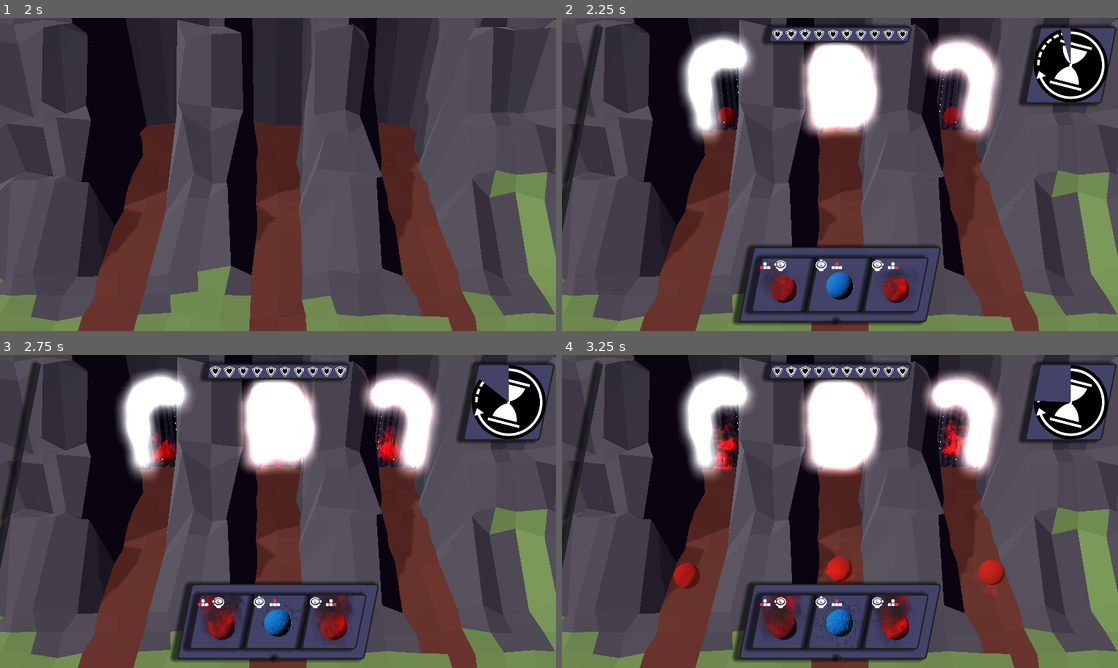
Above: before the commit, frames 1-4 (two rows, left to right).
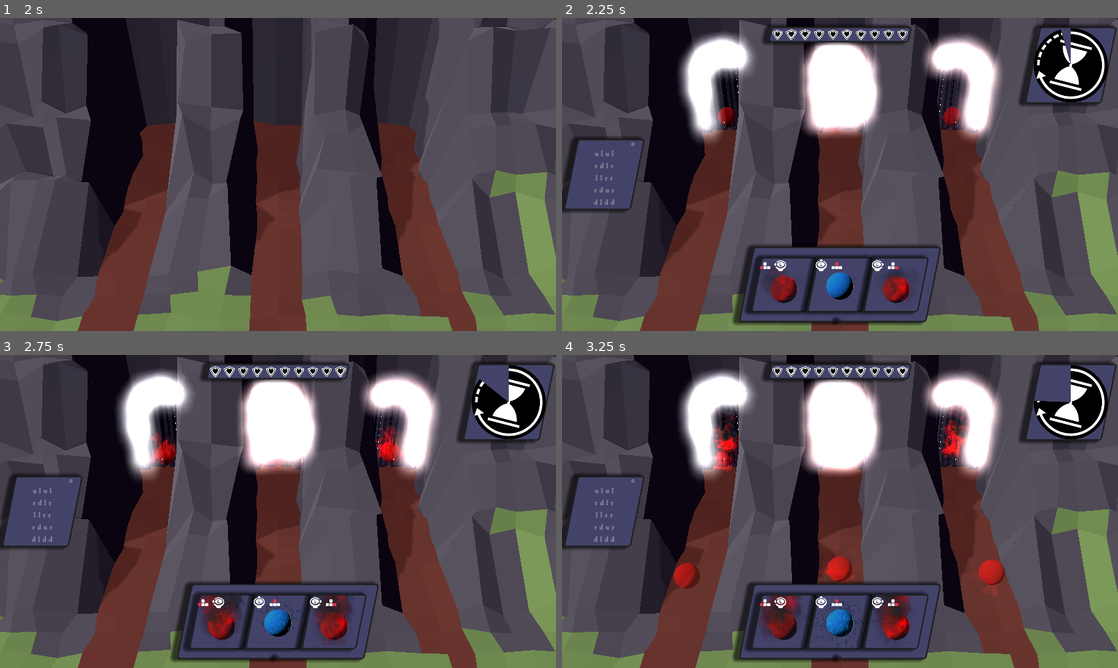
Above: after the commit, the same moments.

Repository: emmdie/3m5Jam2024_1
Game: Godot game, scene res://Scenes/game.tscn
The game is run twice, just before and just after one commit, with the same random seed, the same clock (stepped at 60 frames per second) and the same inputs.
Inputs (mouse positions are in pixels of both pictures, inside the frame that each line leads up to):
- Up to frame 1 (2 s): move the mouse to (400, 158) at 0.52 s; hold D (minigame_Right) 0.53-1.28 s; hold J (select_0) 0.53-1.28 s; move the mouse to (166, 190) at 1.27 s; hold S (minigame_Down) from 1.28 s (still down); tap K (select_1) at 1.35 s
- Up to frame 2 (2.25 s): move the mouse to (895, 105) at 2.02 s; release S (minigame_Down) at 2.03 s; hold D (minigame_Right) from 2.03 s (still down); hold L (select_2) from 2.03 s (still down)
- Up to frame 3 (2.75 s): keep holding D (minigame_Right); keep holding L (select_2)
- Up to frame 4 (3.25 s): move the mouse to (812, 574) at 2.77 s; release D (minigame_Right) at 2.78 s; release L (select_2) at 2.78 s; hold W (minigame_Up) from 2.78 s (still down); tap Left (summon_lane_0) at 2.85 s

Frame 1 is identical in both runs. In frame 2, 2.3% of the frame differs, in the area x 0-15%, y 2-68%; in frame 3, 2.3%; in frame 4, 2.3%.

Commit message:
Minigame in Ui eigefuegt

Diff:
--- a/Scenes/Minigame/Inputs/input.tscn
+++ b/Scenes/Minigame/Inputs/input.tscn
@@ -16,6 +16,5 @@
 grow_horizontal = 2
 grow_vertical = 2
 size_flags_horizontal = 0
-size_flags_vertical = 0
 theme = ExtResource("1_fv5fj")
 script = ExtResource("1_6f0wq")
--- a/Scenes/Minigame/Minigame.gd
+++ b/Scenes/Minigame/Minigame.gd
@@ -1,11 +1,11 @@
-extends Control
+extends CenterContainer
 
 @onready var input_sequence = load("res://Scenes/Minigame/input_sequence.tscn")
 @onready var ManaBar = $VBoxContainer/ManaContainer/ManaBar
 @onready var ManaValue = $VBoxContainer/ManaContainer/ManaValue
 @onready var game_state = get_node("/root/GameState")
 
-var max_displayed_input_sequences = 2
+var max_displayed_input_sequences = 5
 var pressed_key_mapping = {"minigame_Left":"l", "minigame_Right":"r", "minigame_Up":"u", "minigame_Down":"d"}
 var sequences = []
 var current_sequence_position
--- a/Scenes/Minigame/input_sequence.tscn
+++ b/Scenes/Minigame/input_sequence.tscn
@@ -62,4 +62,5 @@
 
 [node name="HBoxContainer" type="HBoxContainer" parent="."]
 layout_mode = 2
+size_flags_horizontal = 4
 theme_override_constants/separation = 10
--- a/Scenes/Minigame/minigame.tscn
+++ b/Scenes/Minigame/minigame.tscn
@@ -4,22 +4,15 @@
 [ext_resource type="Texture2D" uid="uid://d0vvajj3lily2" path="res://Assets/Textures/Ui/Minigame/ManaBarProgress.png" id="2_dqqew"]
 [ext_resource type="Theme" uid="uid://d2lh3hpldd764" path="res://Assets/theme.tres" id="3_6v2kw"]
 
-[node name="Minigame" type="Control"]
-layout_mode = 3
-anchors_preset = 15
-anchor_right = 1.0
-anchor_bottom = 1.0
-grow_horizontal = 2
+[node name="Minigame" type="CenterContainer"]
+anchors_preset = 4
+anchor_top = 0.5
+anchor_bottom = 0.5
 grow_vertical = 2
 script = ExtResource("1_gt3hp")
 
 [node name="VBoxContainer" type="VBoxContainer" parent="."]
-layout_mode = 1
-anchors_preset = 15
-anchor_right = 1.0
-anchor_bottom = 1.0
-grow_horizontal = 2
-grow_vertical = 2
+layout_mode = 2
 
 [node name="ManaContainer" type="HBoxContainer" parent="VBoxContainer"]
 layout_mode = 2
@@ -35,6 +28,7 @@
 [node name="InputList" type="VBoxContainer" parent="VBoxContainer"]
 custom_minimum_size = Vector2(200, 0)
 layout_mode = 2
-size_flags_vertical = 3
+size_flags_horizontal = 4
+size_flags_vertical = 8
 theme = ExtResource("3_6v2kw")
 alignment = 1
--- a/Scenes/Ui/Ui.tscn
+++ b/Scenes/Ui/Ui.tscn
@@ -1,11 +1,10 @@
-[gd_scene load_steps=14 format=3 uid="uid://dplnr5q0eeebh"]
+[gd_scene load_steps=15 format=3 uid="uid://dplnr5q0eeebh"]
 
 [ext_resource type="Theme" uid="uid://d2lh3hpldd764" path="res://Assets/theme.tres" id="1_s4h8k"]
 [ext_resource type="Script" path="res://Scenes/Ui/TimerPanel.gd" id="2_ah4lv"]
 [ext_resource type="Script" path="res://Scenes/Ui/Ui.gd" id="2_oqoan"]
 [ext_resource type="Texture2D" uid="uid://v0hcbceenvpb" path="res://Assets/Textures/Ui/Inputs/keyboard/keyboard_arrows_left.png" id="3_8mwmi"]
 [ext_resource type="PackedScene" uid="uid://bxebpofejftxv" path="res://Scenes/Minigame/minigame.tscn" id="4_3up0a"]
-[ext_resource type="Texture2D" uid="uid://v0hcbceenvpb" path="res://Assets/Textures/Ui/Inputs/keyboard/keyboard_arrows_left.png" id="3_8mwmi"]
 [ext_resource type="Script" path="res://Scenes/Ui/EnemyHealthPanel.gd" id="4_7tmcb"]
 [ext_resource type="Texture2D" uid="uid://bk1q4dma8pw3g" path="res://Assets/Textures/Ui/Inputs/xbox/xbox_stick_l_left.png" id="4_78gno"]
 [ext_resource type="PackedScene" uid="uid://caext43hae4ho" path="res://Scenes/Ui/unit_preview.tscn" id="4_pivm6"]
@@ -41,6 +40,8 @@
 [node name="MiniGame" type="PanelContainer" parent="MarginContainer"]
 layout_mode = 2
 size_flags_horizontal = 0
+size_flags_vertical = 4
+theme = ExtResource("1_s4h8k")
 
 [node name="Minigame" parent="MarginContainer/MiniGame" instance=ExtResource("4_3up0a")]
 layout_mode = 2
